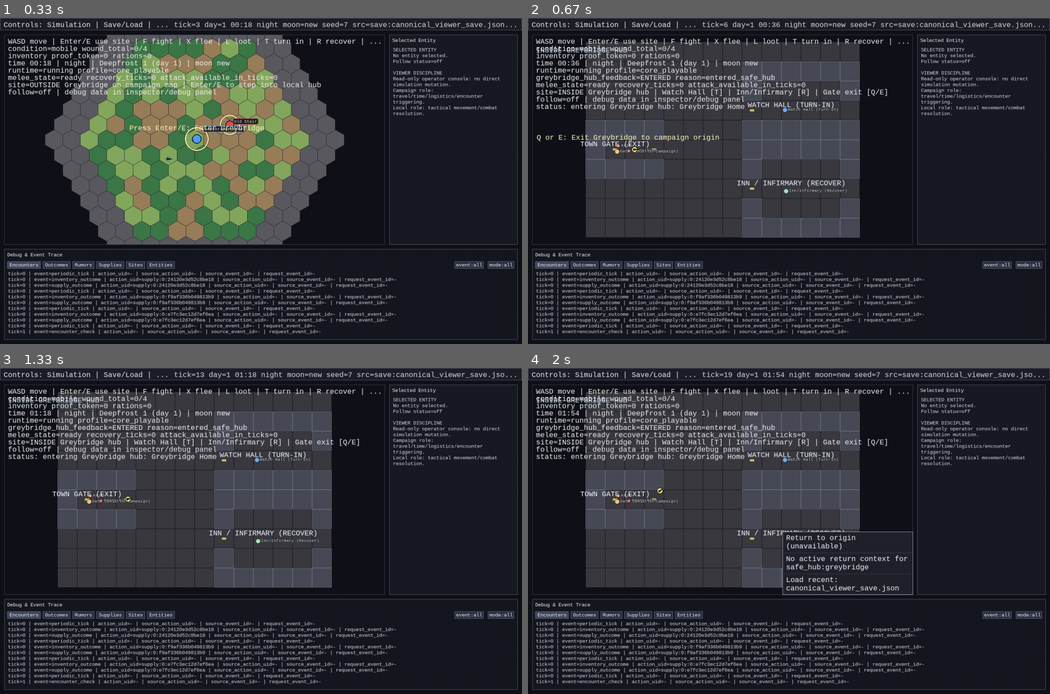
Above: before the commit, frames 1-4 (two rows, left to right).
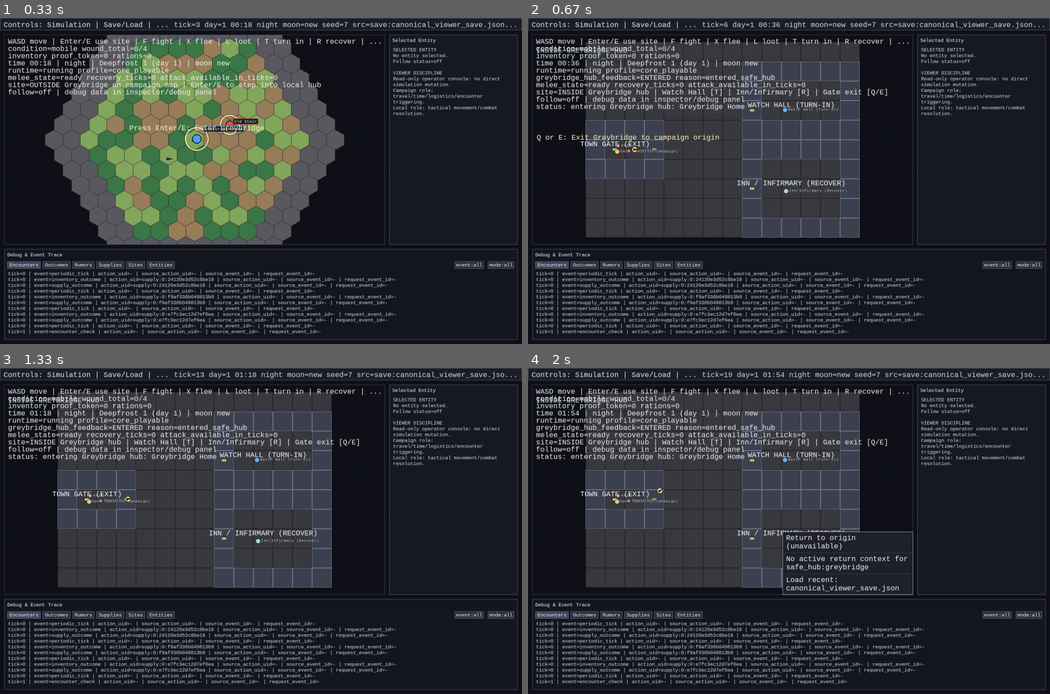
Above: after the commit, the same moments.

Repository: 7seasdotnet/Hexcrawler2
Game: pygame game, started from src/hexcrawler/__main__.py
The game is run twice, just before and just after one commit, with the same random seed, the same clock (stepped at 60 frames per second) and the same inputs.
Inputs (mouse positions are in pixels of both pictures, inside the frame that each line leads up to):
- Up to frame 1 (0.33 s): no input
- Up to frame 2 (0.67 s): tap Enter at 0.33 s
- Up to frame 3 (1.33 s): hold D 0.67-1.13 s; hold W from 1.22 s (still down)
- Up to frame 4 (2 s): release W at 1.52 s; right-click (841, 602) at 1.6 s; hold D from 1.88 s (still down)

Frame 1 is identical in both runs. In frame 2, 0.3% of the frame differs, in the area x 11-64%, y 13-68%; in frame 3, 0.3%; in frame 4, 0.2%.

Commit message:
Add Greybridge structure-overlay proof for collision and rendering

Diff:
--- a/src/hexcrawler/cli/pygame_viewer.py
+++ b/src/hexcrawler/cli/pygame_viewer.py
@@ -40,7 +40,7 @@
 )
 from hexcrawler.sim.combat import COMBAT_OUTCOME_EVENT_TYPE
 from hexcrawler.sim.hash import simulation_hash, world_hash
-from hexcrawler.sim.greybridge_layout import GREYBRIDGE_BLOCKED_CELLS, GREYBRIDGE_DOOR_CELLS, GREYBRIDGE_SAFE_HUB_SPACE_ID
+from hexcrawler.sim.greybridge_layout import GREYBRIDGE_SAFE_HUB_SPACE_ID, GREYBRIDGE_WALL_CELLS, compile_greybridge_overlay
 from hexcrawler.sim.exploration import (
     ENTER_SAFE_HUB_INTENT_COMMAND_TYPE,
     EXIT_SAFE_HUB_INTENT_COMMAND_TYPE,
@@ -2136,20 +2136,38 @@
     if getattr(active_space, "space_id", "") != GREYBRIDGE_SAFE_HUB_SPACE_ID:
         return
     cell_size = HEX_SIZE * zoom_scale
+    compiled_overlay = compile_greybridge_overlay()
+    opening_by_cell: dict[tuple[int, int], dict[str, object]] = {}
+    for row in compiled_overlay["opening_rows"]:
+        if not isinstance(row, dict):
+            continue
+        cell = row.get("cell")
+        if not isinstance(cell, dict):
+            continue
+        try:
+            key = (int(cell["x"]), int(cell["y"]))
+        except (KeyError, TypeError, ValueError):
+            continue
+        opening_by_cell[key] = row
 
     def to_px(x: float, y: float) -> tuple[int, int]:
         return (int(center[0] + x * cell_size), int(center[1] + y * cell_size))
 
-    for cell_x, cell_y in GREYBRIDGE_BLOCKED_CELLS:
+    for cell_x, cell_y in GREYBRIDGE_WALL_CELLS:
         left, top = to_px(float(cell_x), float(cell_y))
         right, bottom = to_px(float(cell_x + 1), float(cell_y + 1))
         rect = pygame.Rect(min(left, right), min(top, bottom), abs(right - left), abs(bottom - top))
-        pygame.draw.rect(screen, (72, 74, 86), rect)
-        pygame.draw.rect(screen, (104, 108, 126), rect, 1)
-
-    for door_x, door_y in GREYBRIDGE_DOOR_CELLS:
+        pygame.draw.rect(screen, (62, 66, 80), rect)
+        pygame.draw.rect(screen, (126, 132, 152), rect, 1)
+
+    for door_x, door_y in compiled_overlay["opening_cells"]:
+        opening = opening_by_cell.get((int(door_x), int(door_y)), {})
+        kind = str(opening.get("kind", "opening"))
+        fill = (212, 189, 96)
+        if kind == "gate_portal":
+            fill = (176, 220, 124)
         px, py = to_px(float(door_x) + 0.5, float(door_y) + 0.5)
-        pygame.draw.rect(screen, (212, 189, 96), pygame.Rect(px - 6, py - 3, 12, 6))
+        pygame.draw.rect(screen, fill, pygame.Rect(px - 6, py - 3, 12, 6))
 
 
 def _draw_frame_layers(
--- a/src/hexcrawler/sim/core.py
+++ b/src/hexcrawler/sim/core.py
@@ -19,7 +19,7 @@
     world_xy_to_axial,
     world_xy_to_square_grid_cell,
 )
-from hexcrawler.sim.greybridge_layout import GREYBRIDGE_BLOCKED_CELLS, GREYBRIDGE_SAFE_HUB_SPACE_ID
+from hexcrawler.sim.greybridge_layout import GREYBRIDGE_SAFE_HUB_SPACE_ID, compile_greybridge_overlay
 from hexcrawler.sim.rng import derive_stream_seed
 from hexcrawler.sim.rules import RuleModule
 from hexcrawler.sim.world import ContainerState, DEFAULT_OVERWORLD_SPACE_ID, HexCoord, WorldState
@@ -1283,7 +1283,7 @@
                     except (KeyError, TypeError, ValueError):
                         continue
             if not blocked_keys and space_id == GREYBRIDGE_SAFE_HUB_SPACE_ID:
-                blocked_keys = set(GREYBRIDGE_BLOCKED_CELLS)
+                blocked_keys = set(compile_greybridge_overlay()["blocked_cells"])
             return (int(cell["x"]), int(cell["y"])) not in blocked_keys
         return False
 
--- a/src/hexcrawler/sim/exploration.py
+++ b/src/hexcrawler/sim/exploration.py
@@ -6,6 +6,7 @@
 
 from hexcrawler.sim.core import EntityState, SimCommand, SimEvent, Simulation
 from hexcrawler.sim.campaign_danger import DEFAULT_DANGER_ENTITY_ID
+from hexcrawler.sim.greybridge_layout import compile_greybridge_overlay
 from hexcrawler.sim.location import LocationRef, OVERWORLD_HEX_TOPOLOGY, SQUARE_GRID_TOPOLOGY
 from hexcrawler.sim.rules import RuleModule
 from hexcrawler.sim.wounds import is_incapacitated_from_wounds, recover_one_light_wound
@@ -392,11 +393,18 @@
         if safe_hub is None:
             from hexcrawler.sim.world import AnchorRecord, InteractableRecord, SpaceState
 
+            compiled_overlay = compile_greybridge_overlay()
+            blocked_cells = [{"x": int(x), "y": int(y)} for x, y in compiled_overlay["blocked_cells"]]
             safe_hub = SpaceState(
                 space_id=GREYBRIDGE_SAFE_HUB_SPACE_ID,
                 topology_type=SQUARE_GRID_TOPOLOGY,
                 role="local",
-                topology_params={"width": 14, "height": 10, "origin": {"x": 0, "y": 0}},
+                topology_params={
+                    "width": 14,
+                    "height": 10,
+                    "origin": {"x": 0, "y": 0},
+                    "blocked_cells": blocked_cells,
+                },
             )
             safe_hub.anchors = {
                 "entry": AnchorRecord(
--- a/src/hexcrawler/sim/greybridge_layout.py
+++ b/src/hexcrawler/sim/greybridge_layout.py
@@ -2,20 +2,88 @@
 
 GREYBRIDGE_SAFE_HUB_SPACE_ID = "safe_hub:greybridge"
 
-GREYBRIDGE_BLOCKED_CELLS: tuple[tuple[int, int], ...] = (
-    # Watch Hall shell (door opening at 8,3).
-    (8, 1), (9, 1), (10, 1), (11, 1), (12, 1), (13, 1),
-    (8, 2), (13, 2),
-    (8, 4), (9, 4), (10, 4), (11, 4), (12, 4), (13, 4),
-    # Inn/Infirmary shell (door opening at 8,7).
-    (8, 5), (9, 5), (10, 5), (11, 5), (12, 5), (13, 5),
-    (8, 6), (13, 6),
-    (8, 8), (13, 8),
-    (8, 9), (9, 9), (10, 9), (11, 9), (12, 9), (13, 9),
-    # Gate walls (openings at 1,5 for campaign exit and 3,5 for interior traversal).
-    (0, 4), (1, 4), (2, 4), (3, 4),
-    (0, 5),
-    (0, 6), (1, 6), (2, 6), (3, 6),
+GREYBRIDGE_STRUCTURE_OVERLAY: tuple[dict[str, object], ...] = (
+    {
+        "structure_id": "watch_hall_shell",
+        "label": "Watch Hall",
+        "room_id": "watch_hall",
+        "bounds": {"x": 8, "y": 1, "width": 6, "height": 4},
+        "openings": (
+            {"opening_id": "watch_hall_door", "kind": "door", "cell": {"x": 8, "y": 3}},
+        ),
+    },
+    {
+        "structure_id": "inn_infirmary_shell",
+        "label": "Inn / Infirmary",
+        "room_id": "inn_infirmary",
+        "bounds": {"x": 8, "y": 5, "width": 6, "height": 5},
+        "openings": (
+            {"opening_id": "inn_infirmary_door", "kind": "door", "cell": {"x": 8, "y": 7}},
+        ),
+    },
+    {
+        "structure_id": "gatehouse_shell",
+        "label": "Greybridge Gatehouse",
+        "room_id": "gatehouse",
+        "bounds": {"x": 0, "y": 4, "width": 4, "height": 3},
+        "openings": (
+            {"opening_id": "gate_exit_portal", "kind": "gate_portal", "cell": {"x": 1, "y": 5}},
+            {"opening_id": "gate_interior_passage", "kind": "opening", "cell": {"x": 3, "y": 5}},
+        ),
+    },
 )
 
-GREYBRIDGE_DOOR_CELLS: tuple[tuple[int, int], ...] = ((8, 3), (8, 7), (1, 5), (3, 5))
+
+def compile_greybridge_overlay() -> dict[str, tuple[tuple[int, int], ...] | tuple[dict[str, object], ...]]:
+    blocked: set[tuple[int, int]] = set()
+    openings: list[tuple[int, int]] = []
+    wall_cells: set[tuple[int, int]] = set()
+    for structure in GREYBRIDGE_STRUCTURE_OVERLAY:
+        bounds = structure.get("bounds", {})
+        if not isinstance(bounds, dict):
+            continue
+        try:
+            x0 = int(bounds["x"])
+            y0 = int(bounds["y"])
+            width = int(bounds["width"])
+            height = int(bounds["height"])
+        except (KeyError, TypeError, ValueError):
+            continue
+        if width <= 0 or height <= 0:
+            continue
+        x1 = x0 + width - 1
+        y1 = y0 + height - 1
+        for x in range(x0, x1 + 1):
+            wall_cells.add((x, y0))
+            wall_cells.add((x, y1))
+        for y in range(y0, y1 + 1):
+            wall_cells.add((x0, y))
+            wall_cells.add((x1, y))
+        for opening in structure.get("openings", ()):
+            if not isinstance(opening, dict):
+                continue
+            cell = opening.get("cell", {})
+            if not isinstance(cell, dict):
+                continue
+            try:
+                openings.append((int(cell["x"]), int(cell["y"])))
+            except (KeyError, TypeError, ValueError):
+                continue
+    blocked = wall_cells.difference(openings)
+    opening_rows: list[dict[str, object]] = []
+    for structure in GREYBRIDGE_STRUCTURE_OVERLAY:
+        for opening in structure.get("openings", ()):
+            if isinstance(opening, dict):
+                opening_rows.append(dict(opening))
+    return {
+        "blocked_cells": tuple(sorted(blocked)),
+        "opening_cells": tuple(sorted(set(openings))),
+        "wall_cells": tuple(sorted(wall_cells)),
+        "opening_rows": tuple(opening_rows),
+    }
+
+
+_COMPILED_GREYBRIDGE_OVERLAY = compile_greybridge_overlay()
+GREYBRIDGE_BLOCKED_CELLS = _COMPILED_GREYBRIDGE_OVERLAY["blocked_cells"]
+GREYBRIDGE_DOOR_CELLS = _COMPILED_GREYBRIDGE_OVERLAY["opening_cells"]
+GREYBRIDGE_WALL_CELLS = _COMPILED_GREYBRIDGE_OVERLAY["wall_cells"]
--- a/tests/test_reward_turn_in_loop_p5.py
+++ b/tests/test_reward_turn_in_loop_p5.py
@@ -30,6 +30,7 @@
     TURN_IN_REWARD_TOKEN_INTENT_COMMAND_TYPE,
     ExplorationExecutionModule,
 )
+from hexcrawler.sim.greybridge_layout import compile_greybridge_overlay
 from hexcrawler.sim.hash import simulation_hash
 from hexcrawler.sim.movement import square_grid_cell_to_world_xy
 from hexcrawler.sim.world import CAMPAIGN_SPACE_ROLE, SiteRecord, SpaceState
@@ -591,6 +592,66 @@
     assert int(scout.position_x) == 1 and int(scout.position_y) == 5
 
 
+def test_greybridge_overlay_compilation_is_deterministic_and_contains_gate_semantics() -> None:
+    compiled_a = compile_greybridge_overlay()
+    compiled_b = compile_greybridge_overlay()
+
+    assert compiled_a == compiled_b
+    gate_rows = [row for row in compiled_a["opening_rows"] if row.get("kind") == "gate_portal"]
+    assert gate_rows
+    gate_cell = gate_rows[0]["cell"]
+    assert gate_cell == {"x": 1, "y": 5}
+    assert (1, 5) not in compiled_a["blocked_cells"]
+    assert (0, 5) in compiled_a["blocked_cells"]
+
+
+def test_greybridge_overlay_derived_collision_stable_across_save_load(tmp_path: Path) -> None:
+    sim = _build_sim(seed=281)
+    _enter_safe_hub(sim)
+    scout = sim.state.entities["scout"]
+    scout.position_x, scout.position_y = square_grid_cell_to_world_xy(7, 3)
+    sim.advance_ticks(2)
+
+    save_path = tmp_path / "overlay_collision_save.json"
+    save_game_json(save_path, sim.state.world, sim)
+    _, loaded = load_game_json(str(save_path))
+    loaded.register_rule_module(LocalEncounterRequestModule())
+    loaded.register_rule_module(LocalEncounterInstanceModule())
+    loaded.register_rule_module(CombatExecutionModule())
+    loaded.register_rule_module(ExplorationExecutionModule())
+    loaded_hash_before = simulation_hash(loaded)
+
+    loaded.append_command(
+        SimCommand(
+            tick=loaded.state.tick,
+            entity_id="scout",
+            command_type="set_target_position",
+            params={"x": 8.5, "y": 4.5},
+        )
+    )
+    loaded.advance_ticks(40)
+    reloaded_scout = loaded.state.entities["scout"]
+    assert int(reloaded_scout.position_x) != 8 or int(reloaded_scout.position_y) != 4
+
+    _, replay = load_game_json(str(save_path))
+    replay.register_rule_module(LocalEncounterRequestModule())
+    replay.register_rule_module(LocalEncounterInstanceModule())
+    replay.register_rule_module(CombatExecutionModule())
+    replay.register_rule_module(ExplorationExecutionModule())
+    replay_hash_before = simulation_hash(replay)
+    assert loaded_hash_before == replay_hash_before
+    replay.append_command(
+        SimCommand(
+            tick=replay.state.tick,
+            entity_id="scout",
+            command_type="set_target_position",
+            params={"x": 8.5, "y": 4.5},
+        )
+    )
+    replay.advance_ticks(40)
+    assert simulation_hash(loaded) == simulation_hash(replay)
+
+
 def test_greybridge_gatehouse_round_trip_remains_traversable_and_exit_stable() -> None:
     sim = _build_sim(seed=29)
     scout = sim.state.entities["scout"]
Not shown, changed: docs/LEGENDARY_PROBLEMS.md
Not shown, added: docs/LOCAL_STRUCTURE_OVERLAY.md
Not shown, changed: docs/STATUS.md
